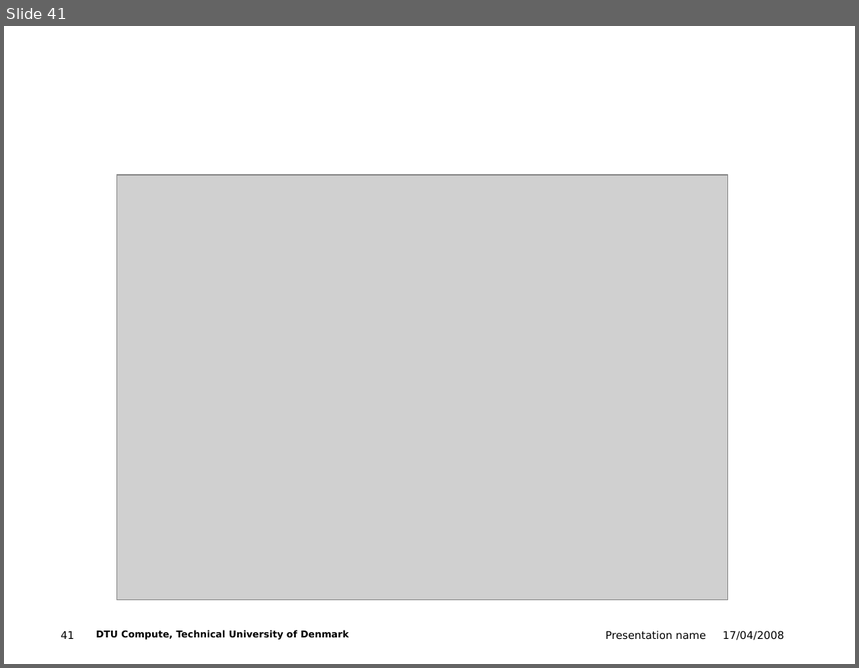
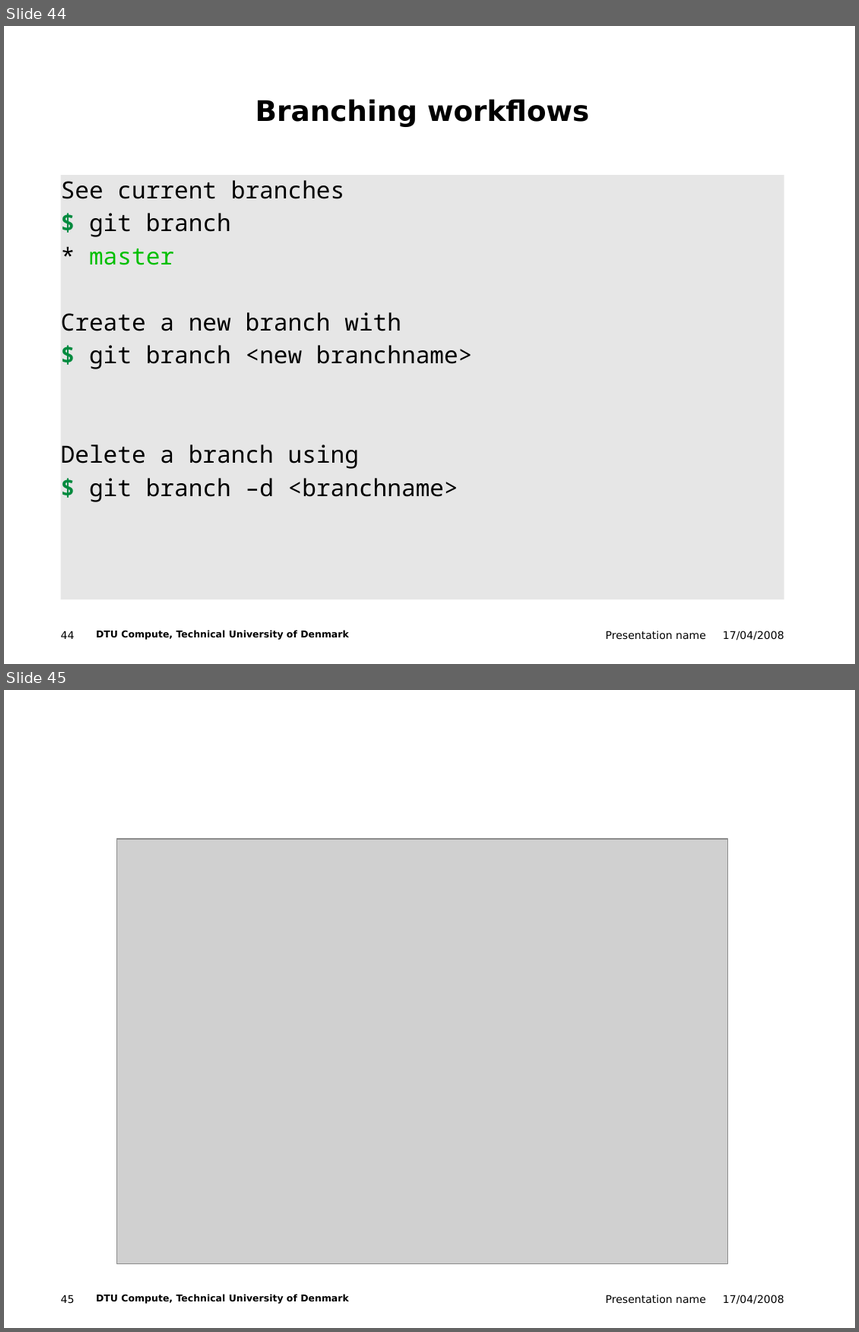
Before and after one commit to tsal-dtu/ws4_version_control_git, a slide deck: version_control_git.pptx. Shown one above the other, each under a label of ours: slide 41 before the commit, slides 44 and 45 after it. The pictures are 859x668 and 859x1332 pixels, drawn with LibreOffice and Linux fonts; fonts in the diff are those of the drawing; grey boxes stand for pictures; background and template pictures are left out. Boxes give left, top, right and bottom in pixels: in the first picture for what was removed or moved away, otherwise in the second. Text is boxed around its words. In the diff, an @@ line names an element or a change of style, - is before the commit and + after.

```diff
--- a/version_control_git.pptx
+++ b/version_control_git.pptx
@@ slide 44 added at bbox=[4, 26, 855, 664], background #FFFFFF; not listed: 4 template elements that a slide beside it also shows @@
@@ title added at bbox=[256, 99, 589, 126], 24 pt, text #000000, bold @@
+Branching workflows
@@ text added at bbox=[61, 175, 785, 600], fill #E6E6E6, 20 pt, text #000000 @@
+See current branches
+$ git branch
+* master
+Create a new branch with
+$ git branch <new branchname>
+Delete a branch using
+$ git branch –d <branchname>
@@ what was slide 41 is now slide 45 @@
@@ page number at bbox=[61, 1295, 75, 1304]: text changed @@
-41
+45
```
Also in this commit, not shown: 3 slides changed, 12 other slides added, 3 slides removed.
